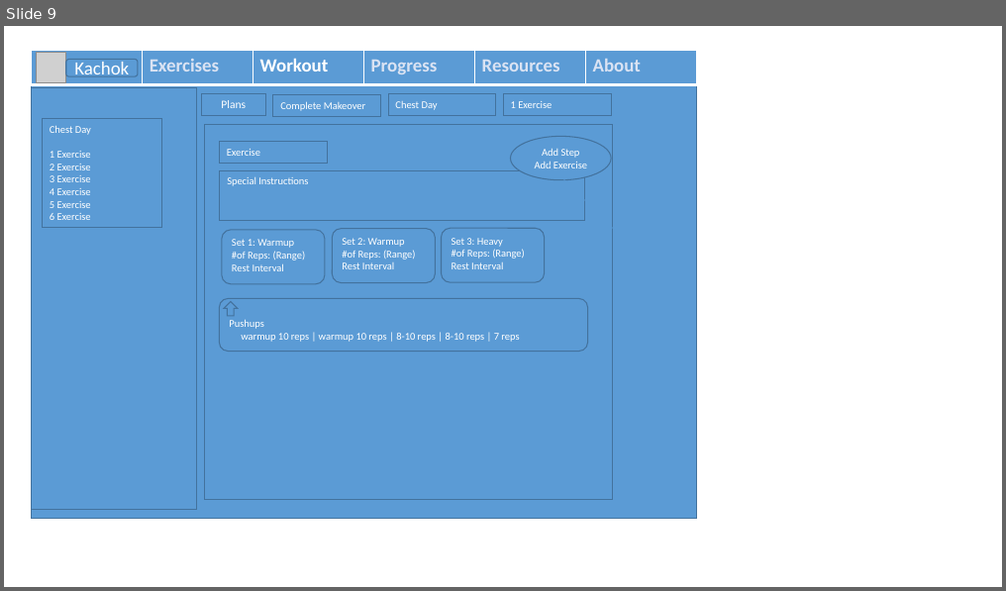
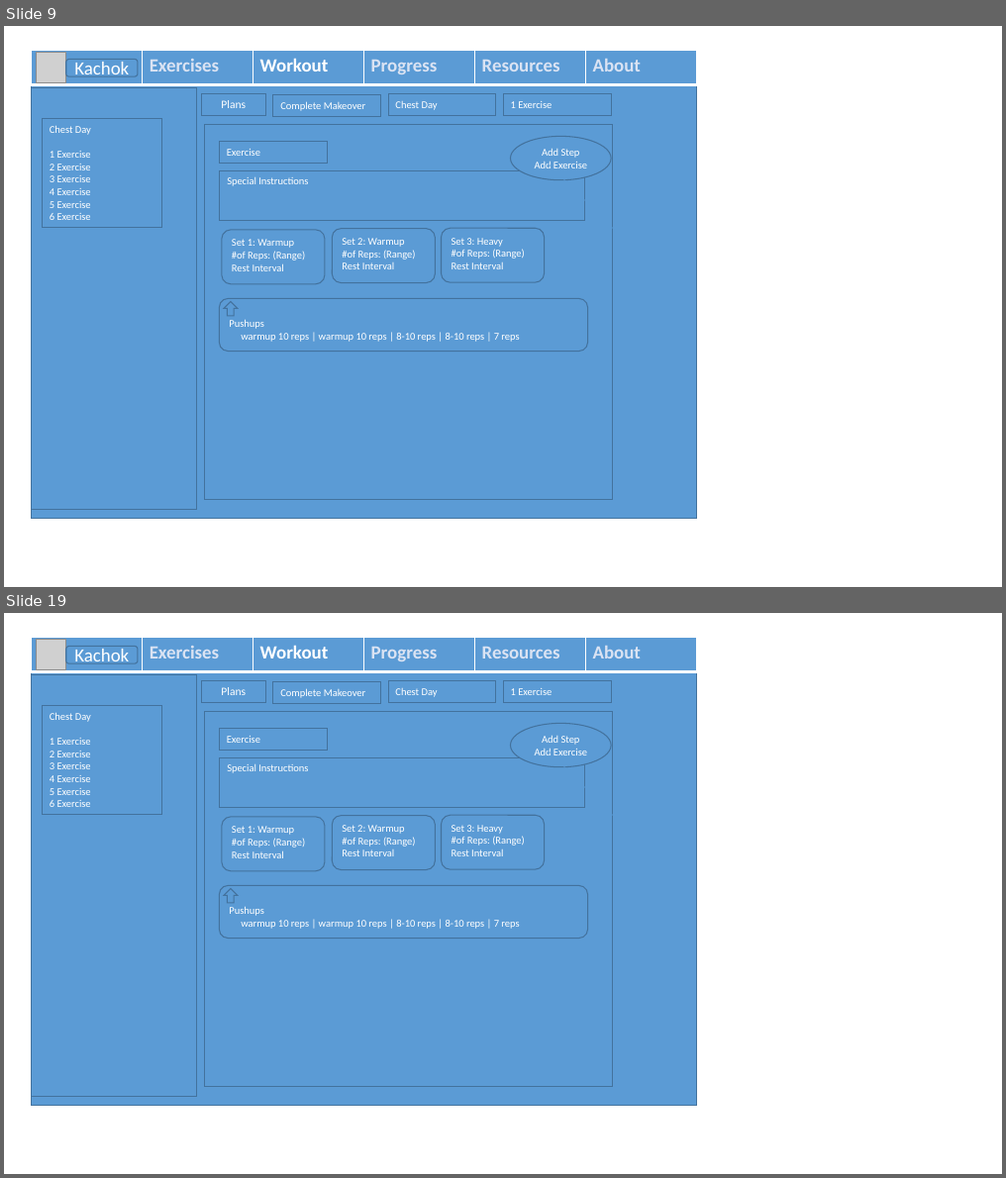
Before and after one commit to stevchik/Kachok, a slide deck: Mockup.pptx. Shown one above the other, each under a label of ours: slide 9 before the commit, slides 9 and 19 after it; the slides between them are not shown. The pictures are 1006x591 and 1006x1178 pixels, drawn with LibreOffice and Linux fonts; fonts in the diff are those of the drawing; grey boxes stand for pictures; background and template pictures are left out. Boxes give left, top, right and bottom in pixels: in the first picture for what was removed or moved away, otherwise in the second. Text is boxed around its words. In the diff, an @@ line names an element or a change of style, - is before the commit and + after.

```diff
--- a/Mockup.pptx
+++ b/Mockup.pptx
@@ slide 19 added at (4, 613, 1002, 1174), background #FFFFFF @@
@@ rectangle added at (31, 637, 696, 1105), fill #5B9BD5, outline #43739E 1 pt @@
@@ table added at (31, 637, 696, 671), 1 rows, 6 columns @@
+ | Exercises | Workout | Progress | Resources | About
@@ picture added at (37, 639, 66, 669) @@
@@ rounded rectangle added at (66, 646, 138, 663), fill #5B9BD5, outline #43739E 1 pt, 18 pt, text #FFFFFF @@
+Kachok
@@ rectangle added at (31, 675, 196, 1096), fill #5B9BD5, outline #43739E 1 pt @@
@@ rectangle added at (202, 680, 266, 702), fill #5B9BD5, outline #43739E 1 pt, 11 pt, text #FFFFFF @@
+Plans
@@ rectangle added at (273, 681, 381, 703), fill #5B9BD5, outline #43739E 1 pt, 10 pt, text #FFFFFF @@
+Complete Makeover
@@ rectangle added at (388, 680, 496, 702), fill #5B9BD5, outline #43739E 1 pt, 10 pt, text #FFFFFF @@
+Chest Day
@@ rectangle added at (503, 680, 611, 702), fill #5B9BD5, outline #43739E 1 pt, 10 pt, text #FFFFFF @@
+1 Exercise
@@ rectangle added at (43, 706, 162, 815), fill #5B9BD5, outline #43739E 1 pt, 10 pt, text #FFFFFF @@
+Chest Day
+1 Exercise
+2 Exercise
+3 Exercise
+4 Exercise
+5 Exercise
+6 Exercise
@@ rectangle added at (205, 711, 613, 1086), fill #5B9BD5, outline #43739E 1 pt @@
@@ rectangle added at (220, 728, 328, 750), fill #5B9BD5, outline #43739E 1 pt, 10 pt, text #FFFFFF @@
+Exercise
@@ ellipse added at (511, 723, 611, 767), fill #5B9BD5, outline #43739E 1 pt, 10 pt, text #FFFFFF @@
+Add Step
+Add Exercise
@@ rectangle added at (220, 759, 585, 808), fill #5B9BD5, outline #43739E 1 pt, 10 pt, text #FFFFFF @@
+Special Instructions
@@ line added from (540, 742) to (614, 817), #5B9BD5 0.5 pt @@
@@ rounded rectangle added at (222, 817, 325, 871), fill #5B9BD5, outline #43739E 1 pt, 10 pt, text #FFFFFF @@
+Set 1: Warmup
+#of Reps: (Range)
+Rest Interval
@@ rounded rectangle added at (332, 816, 436, 870), fill #5B9BD5, outline #43739E 1 pt, 10 pt, text #FFFFFF @@
+Set 2: Warmup
+#of Reps: (Range)
+Rest Interval
@@ rounded rectangle added at (442, 815, 545, 869), fill #5B9BD5, outline #43739E 1 pt, 10 pt, text #FFFFFF @@
+Set 3: Heavy
+#of Reps: (Range)
+Rest Interval
@@ rounded rectangle added at (220, 885, 588, 938), fill #5B9BD5, outline #43739E 1 pt, 10 pt, text #FFFFFF @@
+Pushups
+warmup 10 reps | warmup 10 reps | 8-10 reps | 8-10 reps | 7 reps
@@ up arrow added at (224, 888, 238, 903), fill #5B9BD5, outline #43739E 1 pt @@
```
Also in this commit, not shown: 13 other slides added.
